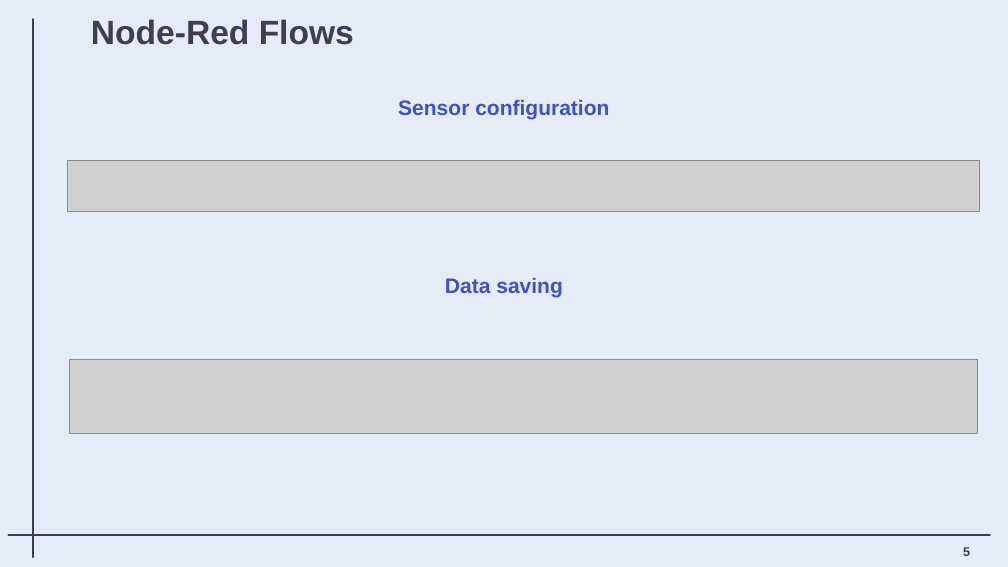
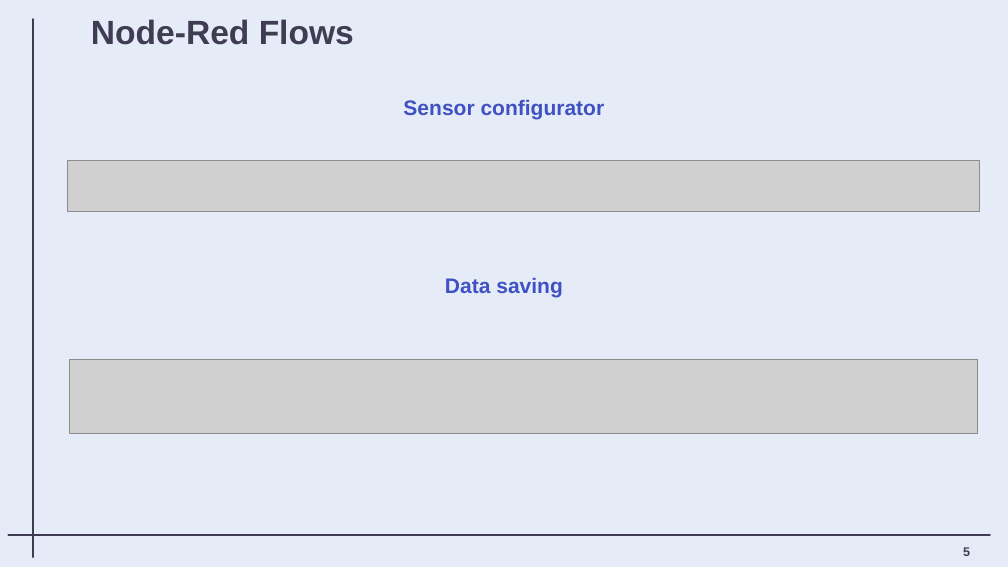
Before and after one commit to matteovisotto/MTDS-FinalProject, a slide deck: slide 6 of Presentation/MTDS_Presentation.pptx. Drawn at 1008x567 pixels with LibreOffice and Linux fonts; fonts in the diff are those of the drawing; grey boxes stand for pictures. Boxes give left, top, right and bottom in pixels: in the first picture for what was removed or moved away, otherwise in the second. Text is boxed around its words. In the diff, an @@ line names an element or a change of style, - is before the commit and + after.

```diff
--- a/Presentation/MTDS_Presentation.pptx
+++ b/Presentation/MTDS_Presentation.pptx
@@ text at (403, 100, 605, 120): text changed @@
-Sensor configuration
+Sensor configurator
```
Also in this commit, not shown: 2 other slides changed.
